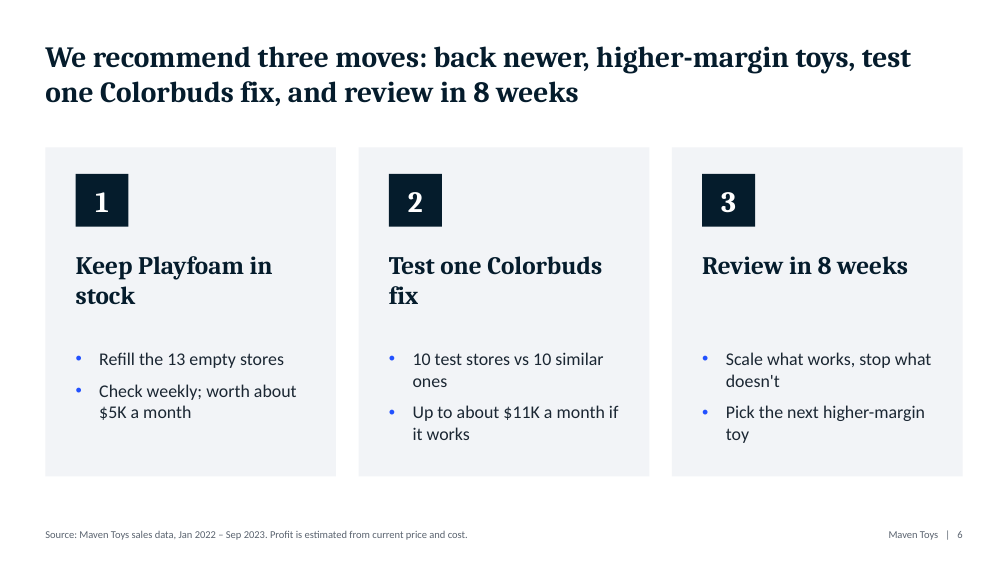
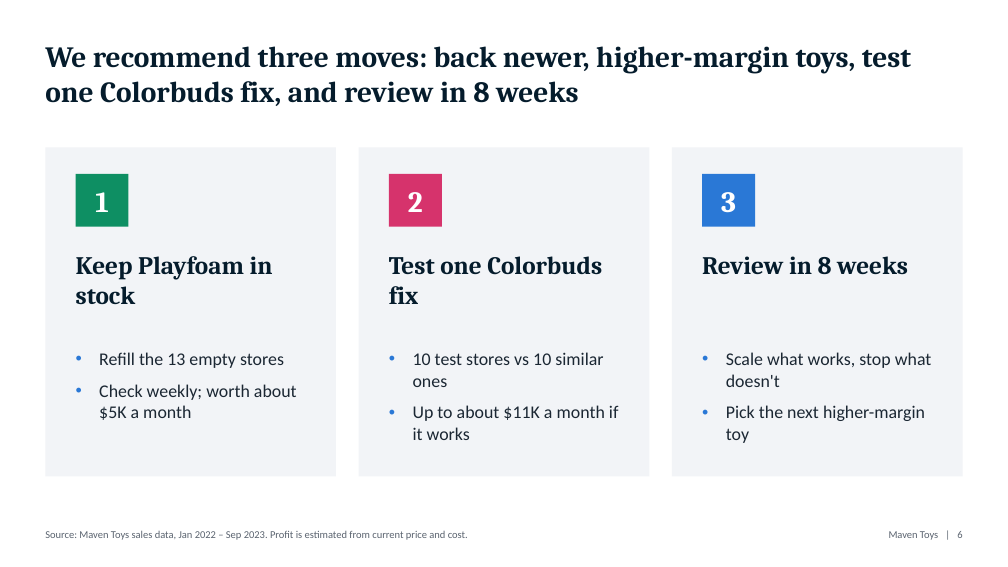
Before and after one commit to surajko9000/maven-toys-ai-analytics, a slide deck: slide 6 of site/deck/Colorbuds_to_Playfoam.pptx. Drawn at 1008x567 pixels with LibreOffice and Linux fonts; fonts in the diff are those of the drawing. Boxes give left, top, right and bottom in pixels: in the first picture for what was removed or moved away, otherwise in the second. Text is boxed around its words. In the diff, an @@ line names an element or a change of style, - is before the commit and + after.

```diff
--- a/site/deck/Colorbuds_to_Playfoam.pptx
+++ b/site/deck/Colorbuds_to_Playfoam.pptx
@@ rectangle "1" at [76,174,129,227]: fill #051C2C to #0E8F63 @@
@@ rectangle "2" at [389,174,442,227]: fill #051C2C to #D6336C @@
@@ rectangle "3" at [702,174,755,227]: fill #051C2C to #2A78D6 @@
@@ bullet colour #2251FF to #2A78D6 in 3 elements at [99,352,297,420], [413,352,619,440], [726,352,932,443] @@
```
Also in this commit, not shown: 5 other slides changed, 8 other files.
